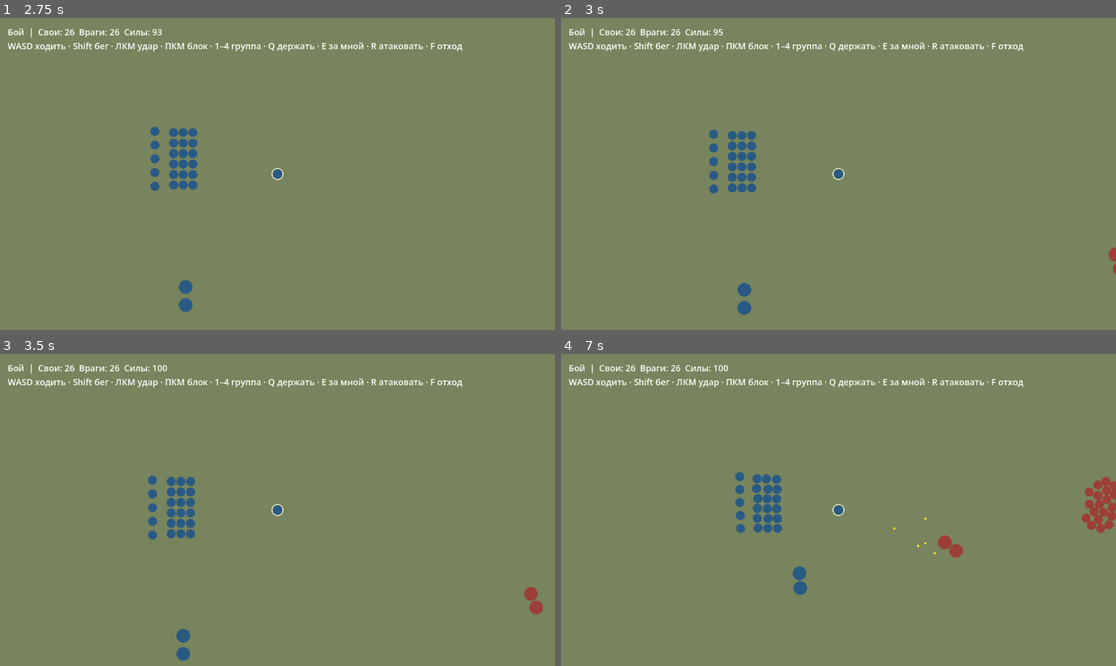
Above: before the commit, frames 1-4 (two rows, left to right).
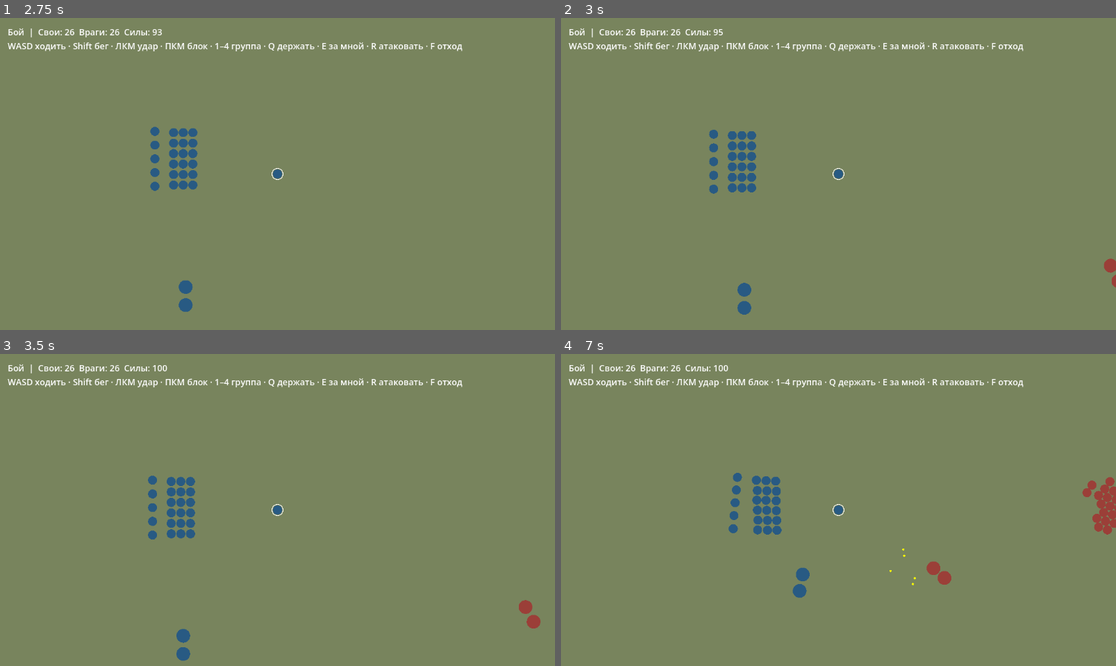
Above: after the commit, the same moments.

Repository: akglebak16/iron-standard
Game: Godot game, scene res://app/main.tscn
Two runs of this game, one before a commit and one after it. Both use one fixed random seed, a clock stepped at 60 frames per second and the inputs below.
Inputs (mouse positions are in pixels of both pictures, inside the frame that each line leads up to):
- Up to frame 1 (2.75 s): tap Enter at 0.5 s; move the mouse to (399, 158) at 0.52 s; hold D 0.53-1.28 s; hold Shift 0.53-1.28 s; click (399, 158) at 0.67 s; move the mouse to (166, 189) at 1.27 s; hold S 1.28-2.03 s; tap 1 at 1.35 s; move the mouse to (333, 105) at 2.02 s; hold D from 2.03 s (still down); tap 2 at 2.1 s
- Up to frame 2 (3 s): move the mouse to (810, 236) at 2.77 s; release D at 2.78 s; hold W from 2.78 s (still down); tap 3 at 2.85 s; click (810, 236) at 2.92 s
- Up to frame 3 (3.5 s): keep holding W
- Up to frame 4 (7 s): move the mouse to (1005, 556) at 3.52 s; release W at 3.53 s; hold A 3.53-5.03 s; tap one key every 0.75 s from 3.6 s: 4 Q E R F; move the mouse to (672, 463) at 4.27 s; move the mouse to (866, 510) at 5.02 s; hold S 5.03-5.78 s; click (866, 510) at 5.17 s; move the mouse to (755, 432) at 5.77 s; hold D 5.78-6.53 s; move the mouse to (960, 494) at 6.52 s; hold W from 6.53 s (still down)

Frame 1 is identical in both runs. In frame 2, 0.1% of the frame differs, in the area x 97-100%, y 73-87%; in frame 3, 0.3%; in frame 4, 1.5%, in the area x 30-100%, y 37-79%.

Commit message:
Перенести выбор целей и режимы поведения бойцов в Godot

Diff:
--- a/godot/battle/config.gd
+++ b/godot/battle/config.gd
@@ -96,8 +96,35 @@
 const AIM_VELOCITY_LEAD := 0.8
 const RANGED_MELEE_DAMAGE_MULTIPLIER := 0.6
 const SHOOT_MOVE_SPEED_LIMIT := 26.0
-const TARGET_ACQUIRE_BIAS := 1.0
-const RETARGET_COOLDOWN := 0.5
+const RETARGET_MIN_SECONDS := 0.35
+const RETARGET_RANDOM_SECONDS := 0.35
+const RETARGET_INITIAL_MAX_SECONDS := 0.5
+const TARGET_FLEE_DISTANCE_MULTIPLIER := 1.7
+const CAVALRY_ARCHER_TARGET_MULTIPLIER := 0.7
+const CURRENT_TARGET_MULTIPLIER := 0.85
+const AI_MODE_UNASSIGNED := ""
+const AI_MODE_SLOT := "slot"
+const AI_MODE_MELEE := "melee"
+const AI_MODE_SHOOT := "shoot"
+const AI_MODE_SHOOT_SLOT := "shootslot"
+const AI_MODE_SKIRMISH := "skirm"
+const AI_BACKING_SLOT_DISTANCE := 40.0
+const AI_MOUNTED_SKIRMISH_TRIGGER := 1.15
+const AI_ARCHER_MELEE_BUFFER := 24.0
+const AI_ARCHER_SLOT_DISTANCE := 70.0
+const AI_FOOT_ENGAGE_DISTANCE := 80.0
+const AI_MOUNTED_ENGAGE_DISTANCE := 150.0
+const AI_FOOT_LEASH_DISTANCE := 135.0
+const AI_MOUNTED_LEASH_DISTANCE := 260.0
+const AI_SLOT_FACE_DISTANCE := 8.0
+const AI_SHOOT_APPROACH_RANGE := 0.9
+const AI_SKIRMISH_CLOSE_RANGE := 0.55
+const AI_SKIRMISH_APPROACH_RANGE := 0.9
+const AI_SKIRMISH_BACK_OFFSET := 130.0
+const AI_SKIRMISH_LATERAL_OFFSET := 60.0
+const AI_SKIRMISH_ORBIT_OFFSET := 140.0
+const AI_SKIRMISH_EDGE_MARGIN := 60.0
+const AI_SKIRMISH_SPEED_MULTIPLIER := 0.8
 const ARROW_DAMAGE_MIN := 0.85
 const ARROW_DAMAGE_MAX := 1.15
 const SKELETON_ARROW_MULTIPLIER := 0.6
--- a/godot/battle/data/army_builder.gd
+++ b/godot/battle/data/army_builder.gd
@@ -28,6 +28,7 @@
 			unit.weight = weight
 			unit.damage = float(troop.dmg) * weight
 			unit.speed = float(troop.spd) * rng.randf_range(Config.SPEED_RANDOM_MIN, Config.SPEED_RANDOM_MAX)
+			unit.target_timer = rng.randf_range(0.0, Config.RETARGET_INITIAL_MAX_SECONDS)
 			unit.attack_range = float(troop.get("range", 0))
 			unit.mounted = bool(troop.mounted)
 			unit.attack_interval = float(troop.cd)
--- a/godot/battle/model/unit.gd
+++ b/godot/battle/model/unit.gd
@@ -34,6 +34,9 @@
 var attack_interval: float = 1.0
 var attack_cooldown: float = 0.0
 var charge_cooldown: float = 0.0
+var target_id: int = -1 # Index in State.units; avoids RefCounted cycles between enemies.
+var target_timer: float = 0.0
+var ai_mode: String = Config.AI_MODE_UNASSIGNED
 var melee_reach: float = Config.DEFAULT_MELEE_REACH
 var block_chance: float = 0.0
 var shield_block: float = 0.0 # Troop shield arrow bonus; hero gear will supply its own value later.
--- /dev/null
+++ b/godot/battle/rules/ai_decision.gd
@@ -0,0 +1,57 @@
+extends RefCounted
+## Destination and mode from src/03_battle.js aiUnit(), excluding siege walls and attack timers.
+const Config = preload("res://battle/config.gd")
+const Unit = preload("res://battle/model/unit.gd")
+const Group = preload("res://battle/model/group.gd")
+
+static func plan(unit: Unit, group: Group, enemy: Unit, arena_size: Vector2) -> Dictionary:
+	var slot := group.slot_position(unit, arena_size)
+	var slot_distance := unit.position.distance_to(slot)
+	var distance := unit.position.distance_to(enemy.position) if enemy != null else INF
+	var reach := unit.collision_radius + (enemy.collision_radius if enemy != null else 0.0) + unit.melee_reach
+	var mode := Config.AI_MODE_SLOT
+	if group.backing and slot_distance > Config.AI_BACKING_SLOT_DISTANCE:
+		pass
+	elif unit.attack_range > 0.0:
+		if unit.mounted:
+			if enemy != null and (group.order == Config.ORDER_CHARGE or distance < unit.attack_range * Config.AI_MOUNTED_SKIRMISH_TRIGGER):
+				mode = Config.AI_MODE_SKIRMISH
+		elif enemy != null and distance < reach + Config.AI_ARCHER_MELEE_BUFFER:
+			mode = Config.AI_MODE_MELEE
+		elif enemy != null and group.order == Config.ORDER_CHARGE:
+			mode = Config.AI_MODE_SHOOT
+		elif enemy != null and distance < unit.attack_range and slot_distance < Config.AI_ARCHER_SLOT_DISTANCE:
+			mode = Config.AI_MODE_SHOOT_SLOT
+	elif enemy != null:
+		if group.order == Config.ORDER_CHARGE:
+			mode = Config.AI_MODE_MELEE
+		else:
+			var engage: float = Config.AI_MOUNTED_ENGAGE_DISTANCE if unit.mounted else Config.AI_FOOT_ENGAGE_DISTANCE
+			var leash: float = Config.AI_MOUNTED_LEASH_DISTANCE if unit.mounted else Config.AI_FOOT_LEASH_DISTANCE
+			if distance < engage and enemy.position.distance_to(slot) < leash:
+				mode = Config.AI_MODE_MELEE
+	var destination := slot
+	var face: float = group.direction if slot_distance < Config.AI_SLOT_FACE_DISTANCE else (slot - unit.position).angle()
+	var speed_scale := 1.0
+	if mode == Config.AI_MODE_MELEE:
+		face = (enemy.position - unit.position).angle()
+		destination = enemy.position if distance > reach else unit.position
+	elif mode == Config.AI_MODE_SHOOT or mode == Config.AI_MODE_SHOOT_SLOT:
+		face = (enemy.position - unit.position).angle()
+		if mode == Config.AI_MODE_SHOOT:
+			destination = enemy.position if distance > unit.attack_range * Config.AI_SHOOT_APPROACH_RANGE else unit.position
+	elif mode == Config.AI_MODE_SKIRMISH:
+		face = (enemy.position - unit.position).angle()
+		var away := (unit.position - enemy.position).normalized()
+		var side := 1.0 if unit.id % 2 else -1.0
+		if distance < unit.attack_range * Config.AI_SKIRMISH_CLOSE_RANGE:
+			destination = unit.position + away * Config.AI_SKIRMISH_BACK_OFFSET + Vector2(-away.y, away.x) * Config.AI_SKIRMISH_LATERAL_OFFSET * side
+		elif distance > unit.attack_range * Config.AI_SKIRMISH_APPROACH_RANGE:
+			destination = enemy.position
+		else:
+			destination = unit.position + Vector2(-away.y, away.x) * Config.AI_SKIRMISH_ORBIT_OFFSET * side
+		var margin := Config.AI_SKIRMISH_EDGE_MARGIN
+		if destination.x < margin or destination.x > arena_size.x - margin or destination.y < margin or destination.y > arena_size.y - margin:
+			destination = arena_size * 0.5
+		speed_scale = Config.AI_SKIRMISH_SPEED_MULTIPLIER
+	return {"mode": mode, "destination": destination, "face": face, "speed_scale": speed_scale}
--- a/godot/battle/rules/combat_step.gd
+++ b/godot/battle/rules/combat_step.gd
@@ -17,14 +17,16 @@
 		unit.attack_cooldown -= dt
 		if unit.attack_cooldown > 0.0:
 			continue
-		var target: Unit = Targeting.nearest_enemy(battle, unit, index)
+		var target: Unit = Targeting.current(battle, unit) if unit.ai_mode != Config.AI_MODE_UNASSIGNED else Targeting.nearest_enemy(battle, unit, index)
 		if target == null:
 			continue
 		var distance: float = unit.position.distance_to(target.position)
-		if unit.attack_range > 0.0 and distance <= unit.attack_range and unit.velocity.length() < Config.SHOOT_MOVE_SPEED_LIMIT:
+		var can_shoot := unit.ai_mode == Config.AI_MODE_SHOOT or unit.ai_mode == Config.AI_MODE_SHOOT_SLOT or unit.ai_mode == Config.AI_MODE_SKIRMISH
+		var can_melee := unit.ai_mode == Config.AI_MODE_MELEE
+		if unit.attack_range > 0.0 and ((can_shoot and distance < unit.attack_range and (unit.ai_mode == Config.AI_MODE_SKIRMISH or unit.velocity.length() < Config.SHOOT_MOVE_SPEED_LIMIT)) or (unit.ai_mode == Config.AI_MODE_UNASSIGNED and distance <= unit.attack_range and unit.velocity.length() < Config.SHOOT_MOVE_SPEED_LIMIT)):
 			battle.projectiles.append(Combat.shoot(unit, target, rng))
 			unit.attack_cooldown = unit.attack_interval
-		elif distance <= unit.collision_radius + target.collision_radius + unit.melee_reach:
+		elif (can_melee or unit.ai_mode == Config.AI_MODE_UNASSIGNED) and distance <= unit.collision_radius + target.collision_radius + unit.melee_reach:
 			Combat.strike(battle, unit, target, rng)
 			unit.attack_cooldown = unit.attack_interval
 	for i in range(battle.projectiles.size() - 1, -1, -1):
--- a/godot/battle/rules/movement.gd
+++ b/godot/battle/rules/movement.gd
@@ -6,6 +6,7 @@
 const Targeting = preload("res://battle/rules/targeting.gd")
 const SpatialIndex = preload("res://battle/rules/spatial_index.gd")
 const Charge = preload("res://battle/rules/charge.gd")
+const AiDecision = preload("res://battle/rules/ai_decision.gd")
 
 static func step(battle: State, dt: float, hero_position: Vector2, hero_facing: float = 0.0, rng: RandomNumberGenerator = null) -> SpatialIndex:
 	if dt <= 0.0:
@@ -28,9 +29,23 @@
 		var group: Group = battle.groups[unit.side][unit.group_kind]
 		var destination: Vector2 = group.slot_position(unit, battle.arena_size)
 		var velocity_scale := 1.0
+		var ai_face := unit.facing
 		if unit.fleeing:
 			destination = Vector2(battle.arena_size.x + Config.FLEE_DESTINATION_PADDING if unit.side == 1 else -Config.FLEE_DESTINATION_PADDING, unit.position.y)
 			velocity_scale = Config.FLEE_SPEED_MULTIPLIER
+		elif rng != null:
+			var enemy := Targeting.refresh(battle, unit, dt, rng)
+			var plan := AiDecision.plan(unit, group, enemy, battle.arena_size)
+			unit.ai_mode = plan.mode
+			destination = plan.destination
+			velocity_scale = plan.speed_scale
+			ai_face = plan.face
+			if unit.ai_mode == Config.AI_MODE_MELEE and enemy != null and Charge.can_hit(unit, enemy):
+				Charge.hit(battle, unit, enemy, rng)
+				if destination != unit.position:
+					destination = enemy.position
+				if index != null:
+					index.update(battle.units.find(enemy))
 		elif group.order == Config.ORDER_CHARGE:
 			var enemy: Unit = Targeting.nearest_enemy(battle, unit, index)
 			if enemy != null:
@@ -41,6 +56,8 @@
 					if index != null:
 						index.update(battle.units.find(enemy))
 		_steer(unit, destination, unit.speed * velocity_scale, dt)
+		if rng != null and not unit.fleeing:
+			unit.facing = ai_face
 		unit.position += unit.velocity * dt
 		if unit.fleeing and (unit.position.x < -Config.FLEE_EXIT_PADDING or unit.position.x > battle.arena_size.x + Config.FLEE_EXIT_PADDING):
 			unit.gone = true
--- a/godot/battle/rules/targeting.gd
+++ b/godot/battle/rules/targeting.gd
@@ -1,4 +1,5 @@
 extends RefCounted
+const Config = preload("res://battle/config.gd")
 const State = preload("res://battle/model/state.gd")
 const Unit = preload("res://battle/model/unit.gd")
 const SpatialIndex = preload("res://battle/rules/spatial_index.gd")
@@ -16,3 +17,38 @@
 			best = distance
 			nearest = enemy
 	return nearest
+
+static func current(battle: State, unit: Unit) -> Unit:
+	if unit.target_id < 0 or unit.target_id >= battle.units.size():
+		return null
+	var target: Unit = battle.units[unit.target_id]
+	return target if target.side != unit.side and not target.dead and not target.gone else null
+
+static func choose(battle: State, unit: Unit) -> Unit:
+	var previous: Unit = current(battle, unit)
+	var best: Unit = null
+	var best_distance := INF
+	var melee_cavalry := unit.mounted and unit.attack_range <= 0.0
+	for enemy: Unit in battle.units:
+		if enemy.side == unit.side or enemy.dead or enemy.gone:
+			continue
+		var distance := unit.position.distance_to(enemy.position)
+		if enemy.fleeing:
+			distance *= Config.TARGET_FLEE_DISTANCE_MULTIPLIER
+		if melee_cavalry and enemy.attack_range > 0.0 and not enemy.mounted:
+			distance *= Config.CAVALRY_ARCHER_TARGET_MULTIPLIER
+		if enemy == previous:
+			distance *= Config.CURRENT_TARGET_MULTIPLIER
+		if distance < best_distance:
+			best_distance = distance
+			best = enemy
+	return best
+
+static func refresh(battle: State, unit: Unit, dt: float, rng: RandomNumberGenerator) -> Unit:
+	unit.target_timer -= dt
+	var target := current(battle, unit)
+	if unit.target_timer <= 0.0 or unit.target_id >= 0 and target == null:
+		unit.target_timer = Config.RETARGET_MIN_SECONDS + rng.randf() * Config.RETARGET_RANDOM_SECONDS
+		target = choose(battle, unit)
+		unit.target_id = battle.units.find(target) if target != null else -1
+	return target
--- /dev/null
+++ b/godot/battle/tests/rules/test_ai_decision.gd
@@ -0,0 +1,102 @@
+extends SceneTree
+const Config = preload("res://battle/config.gd")
+const State = preload("res://battle/model/state.gd")
+const Unit = preload("res://battle/model/unit.gd")
+const Group = preload("res://battle/model/group.gd")
+const Targeting = preload("res://battle/rules/targeting.gd")
+const AiDecision = preload("res://battle/rules/ai_decision.gd")
+const Movement = preload("res://battle/rules/movement.gd")
+const CombatStep = preload("res://battle/rules/combat_step.gd")
+
+func _initialize() -> void:
+	_check_target_weights()
+	_check_retarget_timer()
+	_check_modes()
+	_check_live_shoot_mode()
+	print("AI targeting and mode tests passed")
+	quit(0)
+
+func _check_target_weights() -> void:
+	var state := State.new()
+	var fighter := Unit.new(0, 0, Vector2.ZERO, 100, 0, 1)
+	var fleeing := Unit.new(1, 1, Vector2(60, 0), 100, 0, 1)
+	fleeing.fleeing = true
+	var steady := Unit.new(2, 1, Vector2(65, 0), 100, 0, 1)
+	for unit in [fighter, fleeing, steady]:
+		state.add_unit(unit)
+	assert(Targeting.choose(state, fighter) == steady) # 60 × 1.7 > 65.
+	fighter.target_id = 1
+	assert(Targeting.choose(state, fighter) == steady)
+	fleeing.fleeing = false
+	assert(Targeting.choose(state, fighter) == fleeing) # Current target gets × 0.85.
+	fighter.target_id = 2
+	assert(Targeting.choose(state, fighter) == steady) # Sticky target beats closer enemy.
+	fighter.mounted = true
+	steady.attack_range = 200
+	assert(Targeting.choose(state, fighter) == steady) # Mounted melee prefers foot archer.
+	steady.dead = true
+	assert(Targeting.choose(state, fighter) == fleeing)
+	fleeing.gone = true
+	assert(Targeting.choose(state, fighter) == null)
+
+func _check_retarget_timer() -> void:
+	var state := State.new()
+	var fighter := Unit.new(0, 0, Vector2.ZERO, 100, 0, 1)
+	var first := Unit.new(1, 1, Vector2(30, 0), 100, 0, 1)
+	var second := Unit.new(2, 1, Vector2(40, 0), 100, 0, 1)
+	for unit in [fighter, first, second]:
+		state.add_unit(unit)
+	var rng := RandomNumberGenerator.new()
+	rng.seed = 19
+	assert(Targeting.refresh(state, fighter, 0.01, rng) == first)
+	var timer := fighter.target_timer
+	first.position = Vector2(1000, 0)
+	assert(Targeting.refresh(state, fighter, 0.01, rng) == first) # Hold current target until timer expires.
+	assert(is_equal_approx(fighter.target_timer, timer - 0.01))
+	assert(Targeting.refresh(state, fighter, timer, rng) == second)
+	second.dead = true
+	assert(Targeting.refresh(state, fighter, 0.01, rng) == first) # Dead target triggers immediate refresh.
+
+func _check_modes() -> void:
+	var foot := Unit.new(0, 0, Vector2(100, 100), 100, 0, 1)
+	var foe := Unit.new(1, 1, Vector2(300, 100), 100, 0, 1)
+	var group := Group.new(0, Config.GROUP_INFANTRY, foot.position, 0.0)
+	assert(AiDecision.plan(foot, group, foe, Config.ARENA_SIZE).mode == Config.AI_MODE_SLOT)
+	group.order = Config.ORDER_CHARGE
+	assert(AiDecision.plan(foot, group, foe, Config.ARENA_SIZE).mode == Config.AI_MODE_MELEE)
+	foot.attack_range = 300
+	assert(AiDecision.plan(foot, group, foe, Config.ARENA_SIZE).mode == Config.AI_MODE_SHOOT)
+	group.order = Config.ORDER_HOLD
+	assert(AiDecision.plan(foot, group, foe, Config.ARENA_SIZE).mode == Config.AI_MODE_SHOOT_SLOT)
+	foe.position = Vector2(130, 100)
+	assert(AiDecision.plan(foot, group, foe, Config.ARENA_SIZE).mode == Config.AI_MODE_MELEE)
+	group.backing = true
+	group.center = Vector2(600, 100)
+	assert(AiDecision.plan(foot, group, foe, Config.ARENA_SIZE).mode == Config.AI_MODE_SLOT)
+	group.backing = false
+	group.center = foot.position
+	foot.mounted = true
+	foe.position = Vector2(200, 100)
+	var skirm := AiDecision.plan(foot, group, foe, Config.ARENA_SIZE)
+	assert(skirm.mode == Config.AI_MODE_SKIRMISH)
+	assert(skirm.destination != foe.position and skirm.speed_scale == Config.AI_SKIRMISH_SPEED_MULTIPLIER)
+	foe.position = foot.position
+	assert(AiDecision.plan(foot, group, foe, Config.ARENA_SIZE).destination.is_finite())
+
+func _check_live_shoot_mode() -> void:
+	var state := State.new()
+	state.setup_groups()
+	var archer := Unit.new(0, 0, Vector2(100, 100), 100, 0, 1)
+	archer.speed = 50
+	archer.damage = 20
+	archer.attack_range = 300
+	archer.attack_interval = 1
+	var foe := Unit.new(1, 1, Vector2(200, 100), 100, 0, 1)
+	state.add_grouped_unit(archer, Config.GROUP_ARCHERS)
+	state.add_grouped_unit(foe, Config.GROUP_INFANTRY)
+	state.groups[0][Config.GROUP_ARCHERS].center = archer.position
+	var rng := RandomNumberGenerator.new()
+	Movement.step(state, 0.01, Vector2.ZERO, 0.0, rng)
+	assert(archer.ai_mode == Config.AI_MODE_SHOOT_SLOT and archer.target_id == 1)
+	CombatStep.step(state, 0.01, rng)
+	assert(state.projectiles.size() == 1)
Not shown, changed: CHANGELOG.md
Not shown, changed: godot/ARCHITECTURE.md
Not shown, changed: godot/MIGRATION_CHECKLIST.md
Not shown, changed: godot/battle/PARITY.md
Not shown, changed: shareness/lessons.md
